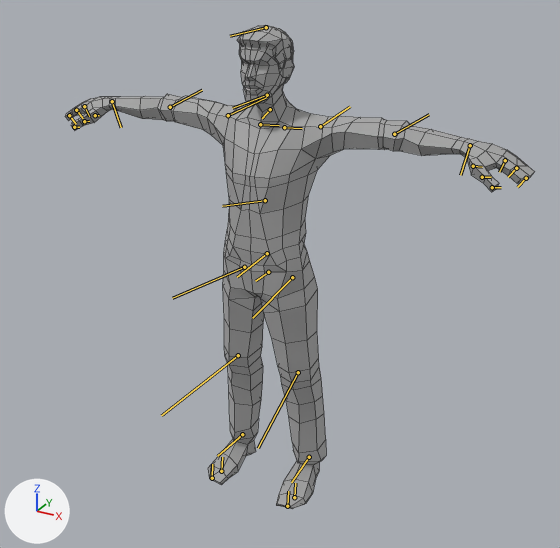
The FBX model Unity Game Folder/Assets/Models/Objs/Male_Character.fbx, before and after one commit.
Rendered twice from a 50 mm camera at (1.33, -2.32, 2.09) aimed at (0.12, -0.12, 0.99). The axes (+X, +Y, +Z) are drawn at lower left. The lights are the same throughout. The bones that bend it are drawn over the model as lines. Mesh edges are drawn as thin lines.

Objects in the first picture: 'lpMaleG'.
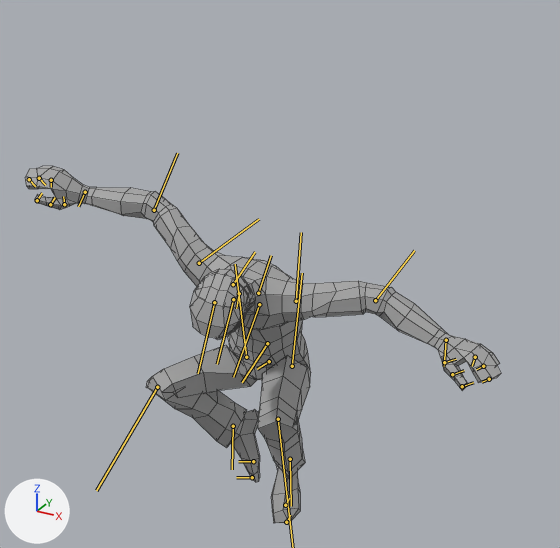
The newer file adds an action. The first version stands in its rest pose; the second is drawn at frame 10 of the action 'bip|Jump'.

Location of each change, (x1, y1, x2, y2) in pixels of the pictures (560 x 548 px):
'lpMaleG', posed (26% shorter): before (65, 25, 534, 509); after (25, 166, 501, 523)
bone 'bip Pelvis', root to tip: before (268, 272) to (255, 281); after (269, 361) to (257, 369)
bone 'bip Spine', root to tip: before (267, 253) to (237, 277); after (267, 343) to (242, 382)
bone 'bip Spine1', root to tip: before (265, 200) to (222, 206); after (259, 304) to (233, 377)
bone 'bip Neck', root to tip: before (270, 109) to (262, 118); after (239, 293) to (236, 308)
bone 'bip L Clavicle', root to tip: before (284, 127) to (302, 128); after (258, 293) to (271, 255)
bone 'bip L UpperArm', root to tip: before (320, 126) to (350, 106); after (296, 301) to (301, 232)
bone 'bip L Forearm', root to tip: before (394, 134) to (429, 114); after (375, 300) to (414, 250)
bone 'bip L Hand', root to tip: before (470, 145) to (460, 175); after (446, 340) to (444, 366)
bone 'bip L Finger0', root to tip: before (473, 166) to (482, 167); after (444, 362) to (456, 359)
bone 'bip L Finger1', root to tip: before (505, 160) to (499, 172); after (475, 357) to (472, 366)
bone 'bip L Finger11', root to tip: before (516, 168) to (508, 177); after (483, 366) to (476, 369)
bone 'bip R Clavicle', root to tip: before (260, 124) to (279, 125); after (233, 284) to (255, 252)
bone 'bip R UpperArm', root to tip: before (228, 115) to (266, 97); after (199, 263) to (259, 219)
bone 'bip R Forearm', root to tip: before (170, 107) to (202, 90); after (154, 210) to (177, 153)
bone 'bip R Hand', root to tip: before (112, 101) to (121, 127); after (85, 192) to (78, 206)
bone 'bip R Finger01', root to tip: before (84, 121) to (89, 121); after (50, 204) to (55, 197)
bone 'bip R Finger11', root to tip: before (76, 110) to (83, 118); after (39, 178) to (45, 185)
bone 'bip L Thigh', root to tip: before (292, 277) to (252, 318); after (292, 366) to (302, 273)
bone 'bip L Foot', root to tip: before (309, 457) to (291, 482); after (290, 459) to (291, 506)
bone 'bip R Thigh', root to tip: before (244, 267) to (172, 298); after (246, 357) to (235, 264)
bone 'bip R Calf', root to tip: before (238, 355) to (161, 415); after (157, 387) to (96, 490)
bone 'bip R Foot', root to tip: before (242, 434) to (217, 456); after (233, 426) to (232, 469)

The edits, one by one:
Bone 'bip Pelvis' (bone_bip_pelvis) moves from (0.0, 0.0, 0.0) to (-38.7, 0.0, 0.0).
Bone 'bip Pelvis' (bone_bip_pelvis) turns from (0, 0, 0) to (0, 5, -8) degrees about its own x, y and z.
Bone 'bip Spine' (bone_bip_spine) turns from (0, 0, 0) to (-1, -6, 24) degrees about its own x, y and z.
Bone 'bip Spine1' (bone_bip_spine1) turns from (0, 0, 0) to (-2, -12, 48) degrees about its own x, y and z.
Bone 'bip Neck' (bone_bip_neck) turns from (0, 0, 0) to (1, -2, 1) degrees about its own x, y and z.
Bone 'bip L Clavicle' (bone_bip_l_clavicle) turns from (0, 0, 0) to (-4, -2, 4) degrees about its own x, y and z.
Bone 'bip L UpperArm' (bone_bip_l_upperarm) turns from (0, 0, 0) to (-25, 4, 12) degrees about its own x, y and z.
Bone 'bip L Forearm' (bone_bip_l_forearm) turns from (0, 0, 0) to (-14, 4, -22) degrees about its own x, y and z.
Bone 'bip L Hand' (bone_bip_l_hand) turns from (0, 0, 0) to (-14, 10, -35) degrees about its own x, y and z.
Bone 'bip L Finger0' (bone_bip_l_finger0) turns from (0, 0, 0) to (3, 6, 9) degrees about its own x, y and z.
Bone 'bip L Finger1' (bone_bip_l_finger1) turns from (0, 0, 0) to (0, 7, 4) degrees about its own x, y and z.
Bone 'bip L Finger11' (bone_bip_l_finger11) turns from (0, 0, 0) to (0, 1, 17) degrees about its own x, y and z.
Bone 'bip R Clavicle' (bone_bip_r_clavicle) turns from (0, 0, 0) to (4, 3, 13) degrees about its own x, y and z.
Bone 'bip R UpperArm' (bone_bip_r_upperarm) turns from (0, 0, 0) to (22, -6, 15) degrees about its own x, y and z.
Bone 'bip R Forearm' (bone_bip_r_forearm) turns from (0, 0, 0) to (6, 1, -27) degrees about its own x, y and z.
Bone 'bip R Hand' (bone_bip_r_hand) turns from (0, 0, 0) to (4, -2, -37) degrees about its own x, y and z.
Bone 'bip R Finger01' (bone_bip_r_finger01) turns from (0, 0, 0) to (1, 5, 20) degrees about its own x, y and z.
Bone 'bip R Finger11' (bone_bip_r_finger11) turns from (0, 0, 0) to (0, 0, 17) degrees about its own x, y and z.
Bone 'bip L Thigh' (bone_bip_l_thigh) turns from (0, 0, 0) to (-12, 11, 80) degrees about its own x, y and z.
Bone 'bip L Calf' (bone_bip_l_calf) turns from (0, 0, 0) to (-16, 5, -118) degrees about its own x, y and z.
Bone 'bip L Foot' (bone_bip_l_foot) turns from (0, 0, 0) to (1, -15, -9) degrees about its own x, y and z.
Bone 'bip R Thigh' (bone_bip_r_thigh) turns from (0, 0, 0) to (8, -19, 80) degrees about its own x, y and z.
Bone 'bip R Calf' (bone_bip_r_calf) turns from (0, 0, 0) to (-1, -5, -126) degrees about its own x, y and z.
Bone 'bip R Foot' (bone_bip_r_foot) turns from (0, 0, 0) to (-4, 16, -38) degrees about its own x, y and z.
